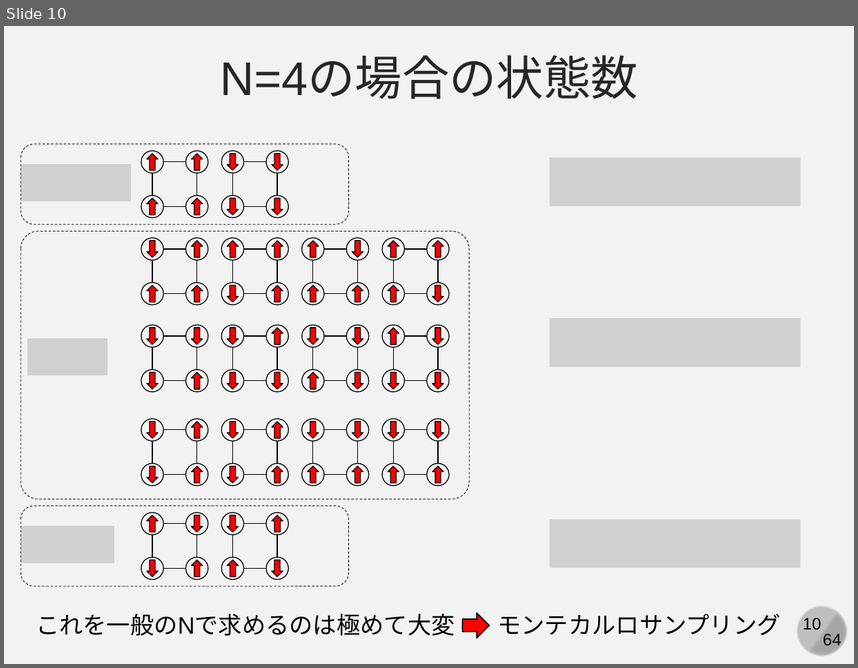
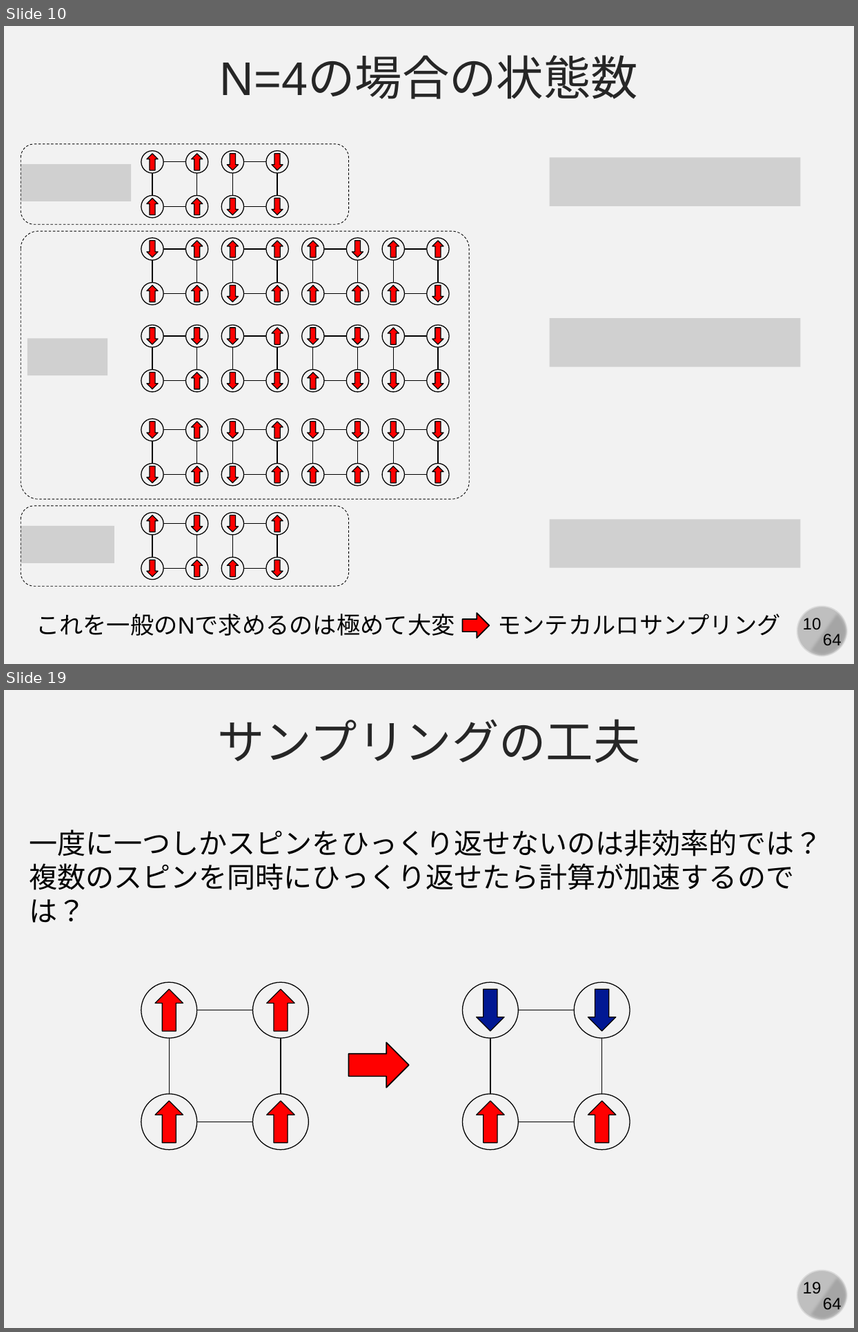
Before and after one commit to kaityo256/simulation_engineering, a slide deck: 04_mc_advanced/simulation04.pptx. Shown one above the other, each under a label of ours: slide 10 before the commit, slides 10 and 19 after it; the slides between them are not shown. The pictures are 858x668 and 858x1332 pixels, drawn with LibreOffice and Linux fonts; fonts in the diff are those of the drawing; grey boxes stand for pictures. Boxes give left, top, right and bottom in pixels: in the first picture for what was removed or moved away, otherwise in the second. Text is boxed around its words. In the diff, an @@ line names an element or a change of style, - is before the commit and + after.

```diff
--- a/04_mc_advanced/simulation04.pptx
+++ b/04_mc_advanced/simulation04.pptx
@@ slide 19 added at bbox=[4, 690, 854, 1328], background #F2F2F2; not listed: 4 template elements that a slide beside it also shows @@
@@ text added at bbox=[217, 719, 640, 763], 40 pt, text #262626 @@
+サンプリングの工夫
@@ text added at bbox=[29, 829, 822, 923], 24 pt, text #000000 @@
+一度に一つしかスピンをひっくり返せないのは非効率的では？
+複数のスピンを同時にひっくり返せたら計算が加速するのでは？
@@ right arrow added at bbox=[349, 1042, 410, 1087], fill #FF0000, outline #000000 1 pt @@
@@ group added at bbox=[141, 983, 309, 1150]: 4 ellipses, 4 down arrows, 4 lines @@
@@ group added at bbox=[462, 983, 631, 1150]: 4 ellipses, 4 down arrows, 4 lines @@
```
Also in this commit, not shown: 1 slide changed, 14 other slides added.
